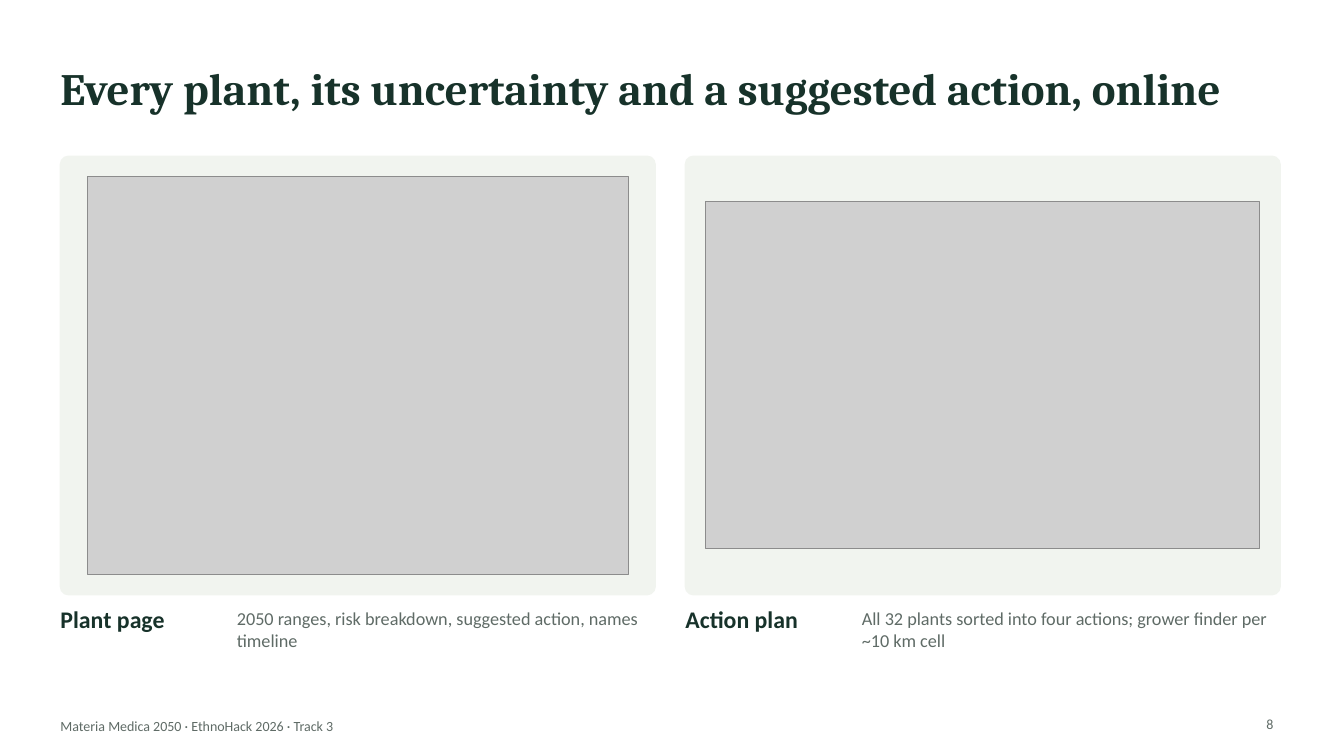
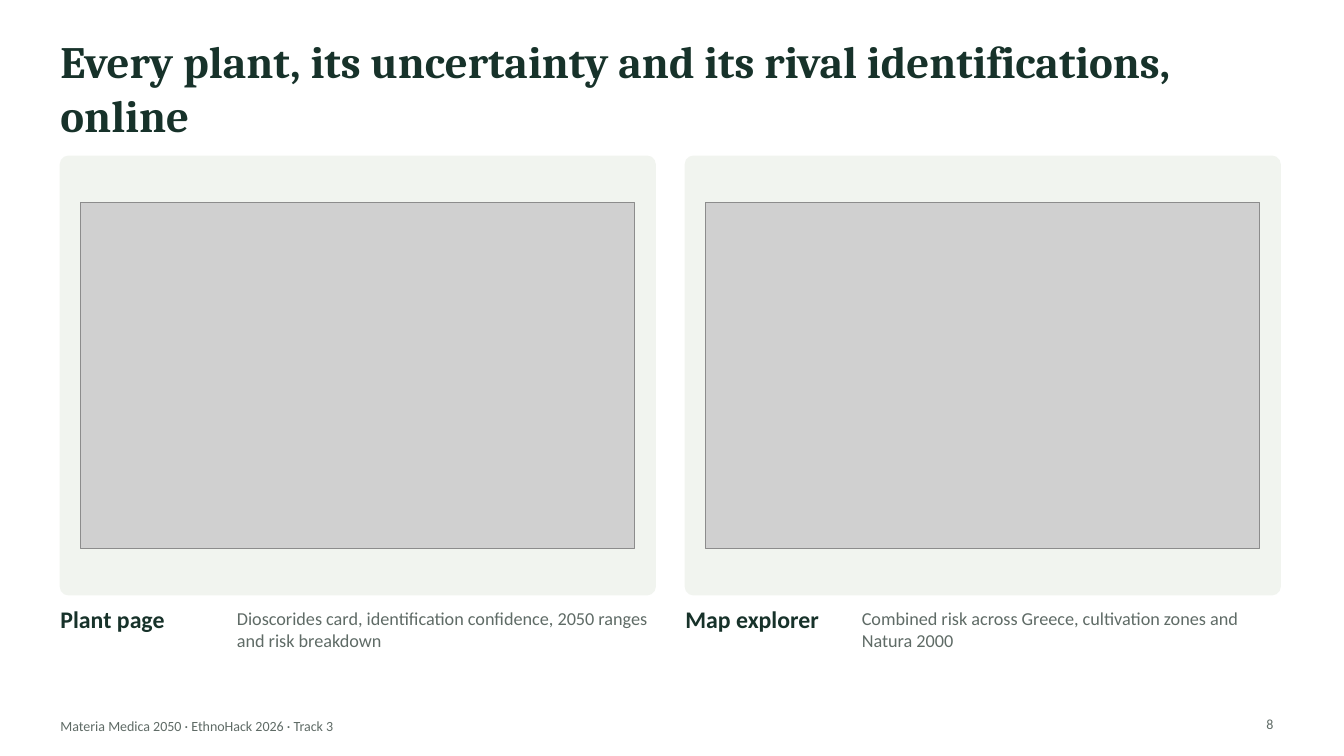
Before and after one commit to SoujanyaChatti/Materia-Medica-2050, a slide deck: slide 8 of docs/materia-medica-2050.pptx. Drawn at 1344x756 pixels with LibreOffice and Linux fonts; fonts in the diff are those of the drawing; grey boxes stand for pictures. Boxes give left, top, right and bottom in pixels: in the first picture for what was removed or moved away, otherwise in the second. Text is boxed around its words. In the diff, an @@ line names an element or a change of style, - is before the commit and + after.

```diff
--- a/docs/materia-medica-2050.pptx
+++ b/docs/materia-medica-2050.pptx
@@ title at (60, 46, 1170, 133): text changed @@
-Every plant, its uncertainty and a suggested action, online
+Every plant, its uncertainty and its rival identifications, online
@@ picture: place and size @@
-picture at (88, 176, 629, 575)
+picture at (81, 203, 635, 549)
@@ text at (237, 612, 647, 647): text changed @@
-2050 ranges, risk breakdown, suggested action, names timeline
+Dioscorides card, identification confidence, 2050 ranges and risk breakdown
@@ text at (685, 611, 819, 632): text changed @@
-Action plan
+Map explorer
@@ text at (862, 612, 1238, 647): text changed @@
-All 32 plants sorted into four actions; grower finder per ~10 km cell
+Combined risk across Greece, cultivation zones and Natura 2000
```
Also in this commit, not shown: 9 other slides changed, 7 other files.
